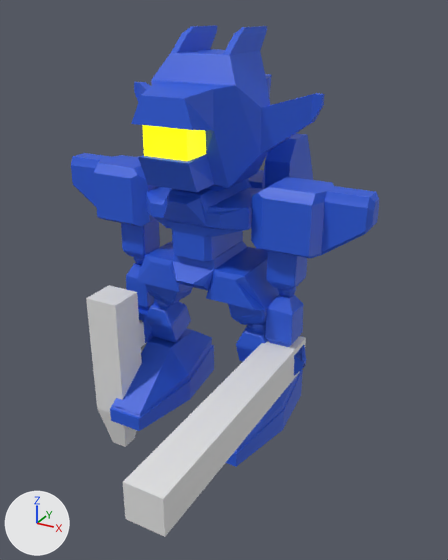
A saved change to the Blender file Res/Robot.blend.
Before and after are seen from a 50 mm lens placed at (5.01, -8.65, 6.88), pointed at (0.59, -0.62, 2.87). The axes (+X, +Y, +Z) are drawn at lower left. The lights are the same throughout. Objects named as collision shapes, trigger or cutter boxes, shadow casters or lower levels of detail are left out.

Names of what the first picture shows: 'Gun', 'Robot2', 'Sword'.
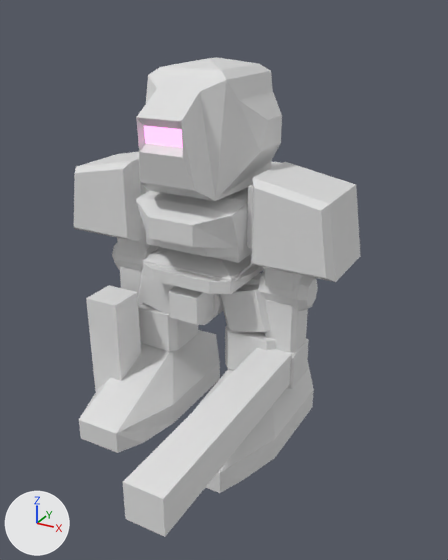
What differs and where, as boxes [x1, y1, x2, y2] in the pictures (448 x 560 px):
'Robot1', shown: after [74, 58, 360, 493]
'Robot2', hidden (blue): before [71, 25, 379, 467]

The change in detail:
Object 'Robot1' (ob_robot1) is now shown.
Object 'Robot2' (ob_robot2) is now hidden.
